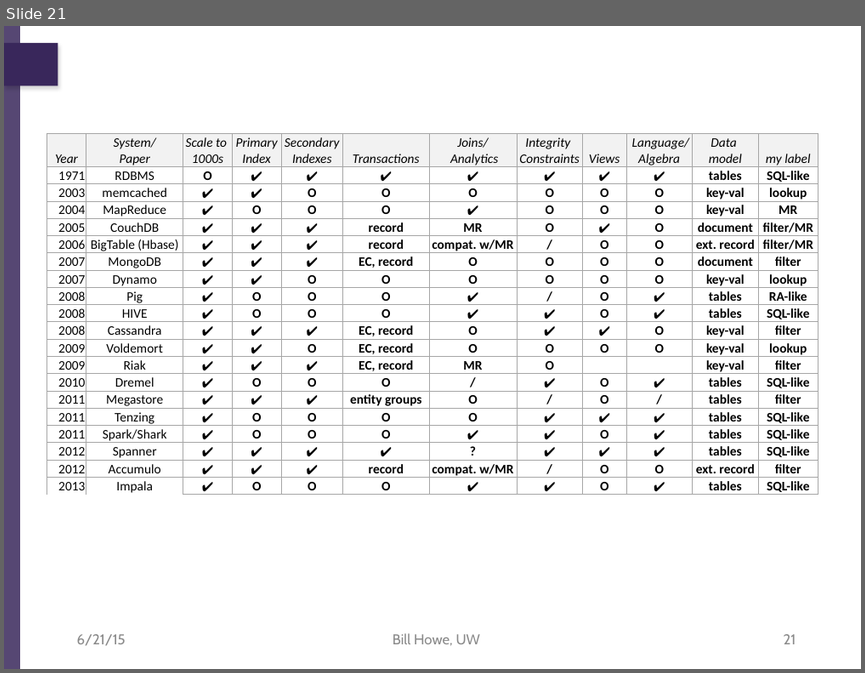
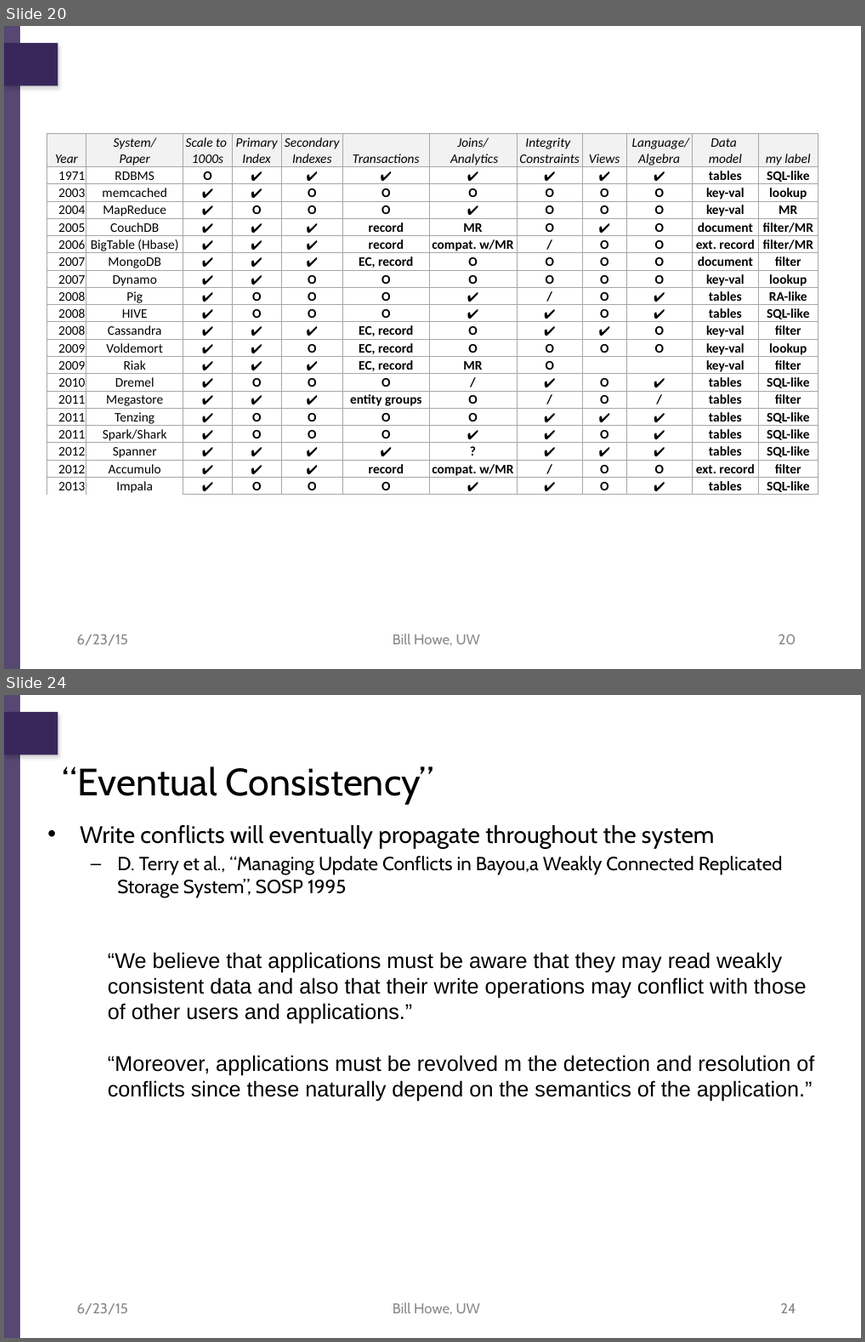
Before and after one commit to billhowe/datasci_course_materials, a slide deck: day1_data_management/part3_nosql/06_nosql.pptx. Shown one above the other, each under a label of ours: slide 21 before the commit, slides 20 and 24 after it; the slides between them are not shown. The pictures are 865x673 and 865x1342 pixels, drawn with LibreOffice and Linux fonts; fonts in the diff are those of the drawing; background and template pictures are left out. Boxes give left, top, right and bottom in pixels: in the first picture for what was removed or moved away, otherwise in the second. Text is boxed around its words. In the diff, an @@ line names an element or a change of style, - is before the commit and + after.

```diff
--- a/day1_data_management/part3_nosql/06_nosql.pptx
+++ b/day1_data_management/part3_nosql/06_nosql.pptx
@@ slide 24 added at [4,695,861,1338], background #FFFFFF; not listed: 2 template elements that a slide beside it also shows @@
@@ title added at [63,766,434,804], 32 pt, text #000000 @@
+“Eventual Consistency”
@@ text added at [80,825,783,898], 16 pt, text #000000 @@
+• Write conflicts will eventually propagate throughout the system
+  – D. Terry et al., “Managing Update Conflicts in Bayou,a Weakly Connected Replicated Storage System”, SOSP 1995
@@ text added at [108,952,814,1101], 18 pt, text #000000 @@
+“We believe that applications must be aware that they may read weakly consistent data and also that their write operations may conflict with those of other users and applications.”
+“Moreover, applications must be revolved m the detection and resolution of conflicts since these naturally depend on the semantics of the application.”
@@ text added at [77,1303,128,1315], 12 pt, text #898989 @@
+6/23/15
@@ text added at [392,1302,480,1315], 12 pt, text #898989 @@
+Bill Howe, UW
@@ page number added at [780,1303,795,1313], 12 pt, text #898989 @@
+24
@@ what was slide 21 is now slide 20 @@
@@ slide 20 changed as well @@
@@ text at [77,634,128,646]: text changed @@
-6/21/15
+6/23/15
@@ page number at [778,634,796,644]: text changed @@
-21
+20
```
Also in this commit, not shown: 20 other slides changed, 6 other slides added, 2 slides removed.
